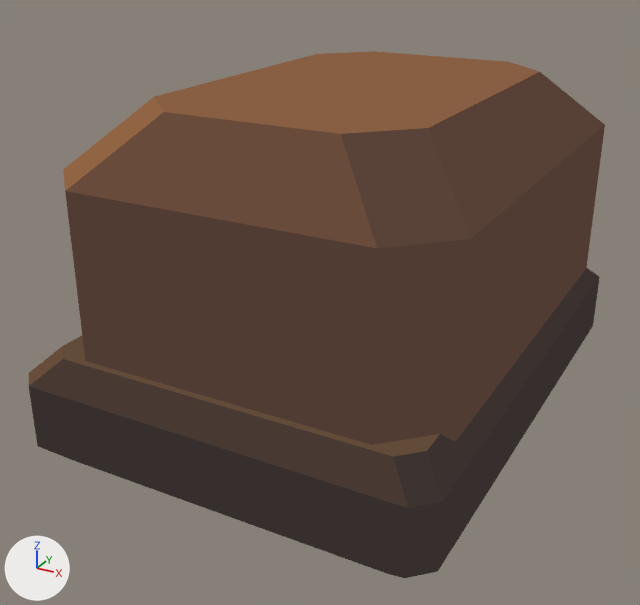
One commit to the glTF model assets/models/boot.glb: the scene before it, then after it.
Rendered twice from a 50 mm lens placed at (0.175, -0.399, 0.089), pointed at (-0.007, -0.067, -0.077). The lights are fixed; the arrows at lower left show +X, +Y and +Z. The picture after the commit comes second. Vertices at exactly the same position are counted once.

Objects in the first picture: 'Gärtnerfigur · Stiefel'.
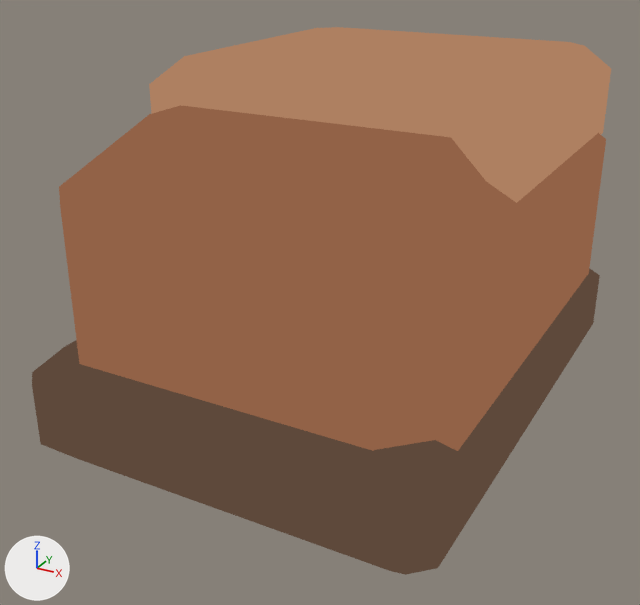
What differs and where, as boxes (x1, y1, x2, y2) in the pictures (640 x 605 px; the box of a moved part takes in the faces that stretch with it):
'Gärtnerfigur · Stiefel', reshaped
    before: (29, 51, 605, 578)
    after: (32, 27, 611, 575)
part 1 of me_gärtnerfigur___stiefel, moved or reshaped
    before: (63, 51, 605, 445)
    after: (59, 105, 606, 451)
part 2 of me_gärtnerfigur___stiefel, moved or reshaped
    before: (29, 268, 600, 578)
    after: (32, 268, 600, 575)
part 3 of me_gärtnerfigur___stiefel, added (brown)
    after: (149, 27, 611, 203)

The change, as a list of edits to the scene's bpy script:
```text
Change me_gärtnerfigur___stiefel:
    used by ob_gärtnerfigur___stiefel; location = (0.0, 0.0, 0.0)
    remove me_gärtnerfigur___stiefel.from_pydata(...)  # 64 vertices, 120 faces; spans x -0.094..0.094, y -0.175..0.075, z -0.129..0.021
    add me_gärtnerfigur___stiefel.from_pydata(...)  # 120 vertices, 220 faces; spans x -0.093..0.093, y -0.174..0.075, z -0.128..0.031
    me_gärtnerfigur___stiefel part 1: the loose piece of 32 vertices spanning x -0.087..0.087, y -0.162..0.075, z -0.111..0.021 is scaled about its middle by (1.02, 1.01, 1), then moved by (0.0, -0.001, -0.007)
    me_gärtnerfigur___stiefel part 2: the loose piece of 32 vertices spanning x -0.094..0.094, y -0.175..0.069, z -0.129..-0.079 is moved by (0.0, 0.002, 0.0)
    me_gärtnerfigur___stiefel part 3: a new loose piece of 32 vertices spanning x -0.086..0.086, y -0.093..0.071, z -0.024..0.031, in mat_gebackenes_sonnenlicht
    other edits to the shape of me_gärtnerfigur___stiefel do not show in these pictures
```
